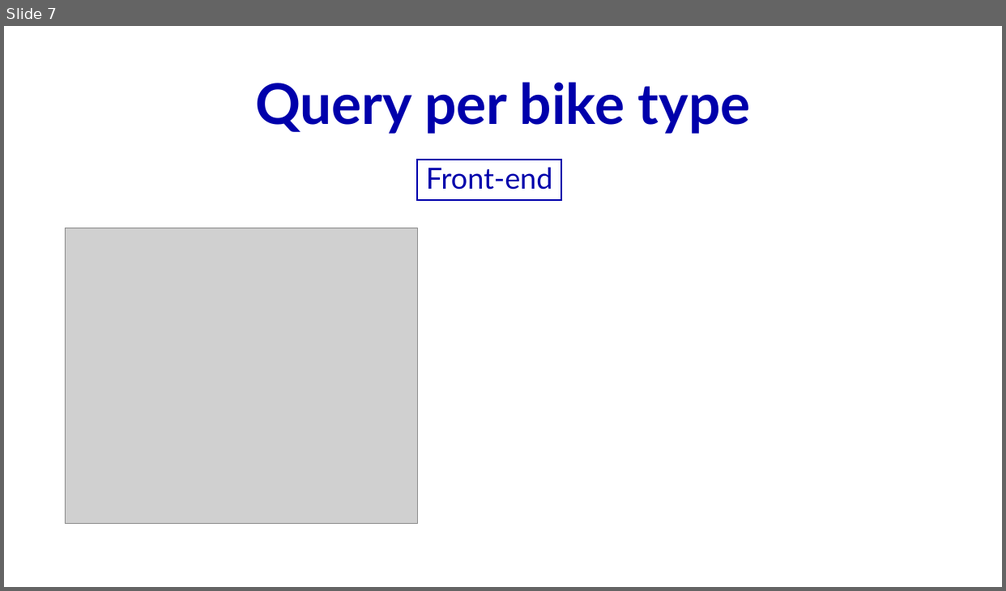
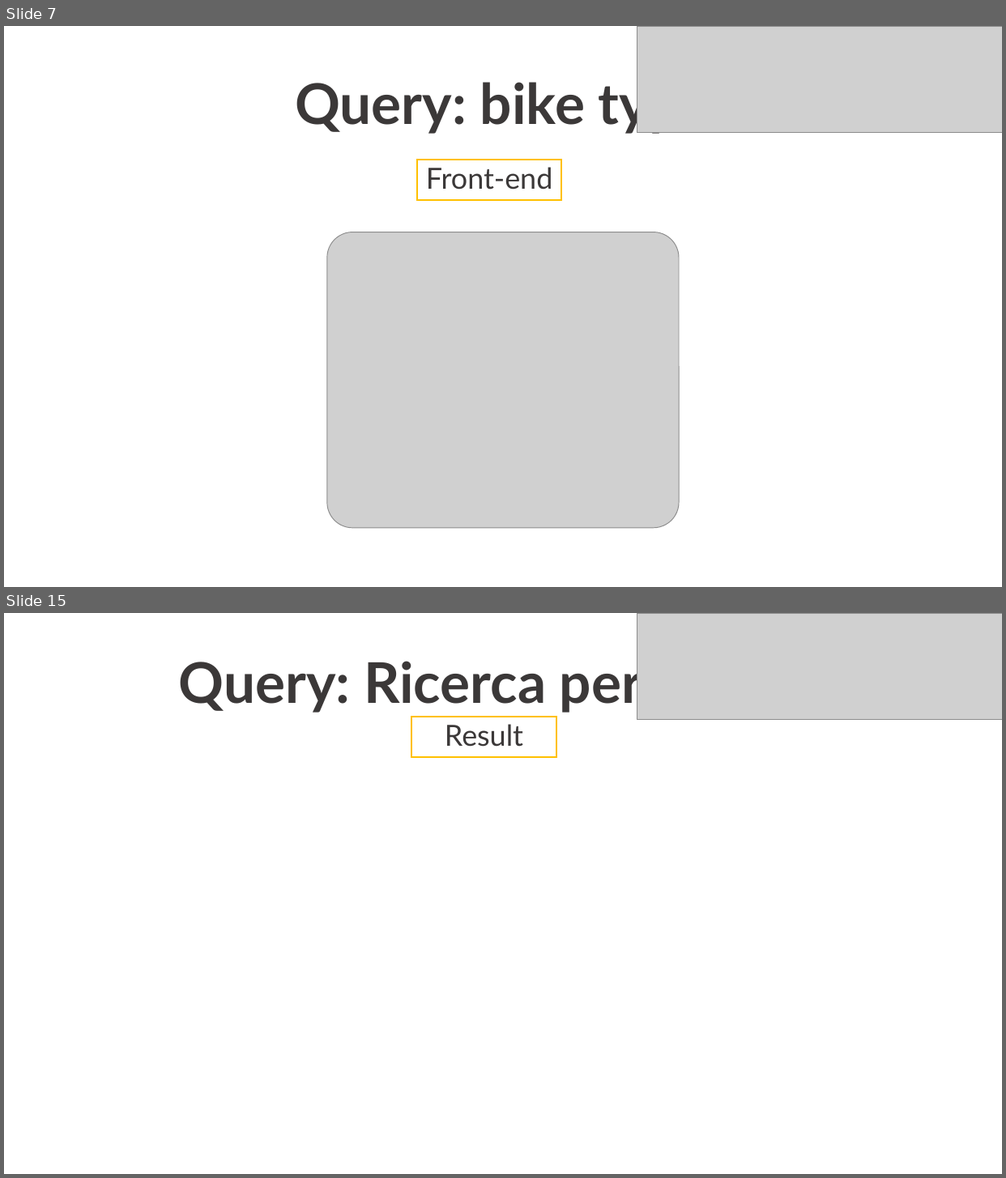
Before and after one commit to Robertales/tripdata-bike-chicago-bd2, a slide deck: presentazione/presentazioneBD2BarberisRobertazzi.pptx. Shown one above the other, each under a label of ours: slide 7 before the commit, slides 7 and 15 after it; the slides between them are not shown. The pictures are 1006x591 and 1006x1178 pixels, drawn with LibreOffice and Linux fonts; fonts in the diff are those of the drawing; grey boxes stand for pictures. Boxes give left, top, right and bottom in pixels: in the first picture for what was removed or moved away, otherwise in the second. Text is boxed around its words. In the diff, an @@ line names an element or a change of style, - is before the commit and + after.

```diff
--- a/presentazione/presentazioneBD2BarberisRobertazzi.pptx
+++ b/presentazione/presentazioneBD2BarberisRobertazzi.pptx
@@ slide 15 added at box(4, 613, 1002, 1174), background #FFFFFF @@
@@ picture added at box(637, 613, 1002, 719) @@
@@ text added at box(179, 654, 642, 713), 54 pt, text #3B3838, bold @@
+Query: Ricerca per mese
@@ rectangle added at box(412, 717, 556, 756), outline #FFC000 1.5 pt @@
@@ text added at box(445, 724, 523, 747), 28 pt, text #3B3838 @@
+Result
@@ slide 7 changed as well @@
@@ picture added at box(637, 26, 1002, 132) @@
@@ text at box(295, 76, 711, 135): text changed; text colour #0000AB to #3B3838 @@
-Query per bike type
+Query: bike type
@@ text "Front-end" at box(426, 167, 552, 190): text colour #0000AB to #3B3838 @@
@@ rectangle at box(417, 160, 562, 199): outline #0000AB 1.5 pt to #FFC000 1.5 pt @@
@@ picture: place and size @@
-picture at box(66, 228, 417, 524)
+picture at box(327, 232, 680, 527)
```
Also in this commit, not shown: 6 other slides changed, 11 other slides added, 2 other files.
